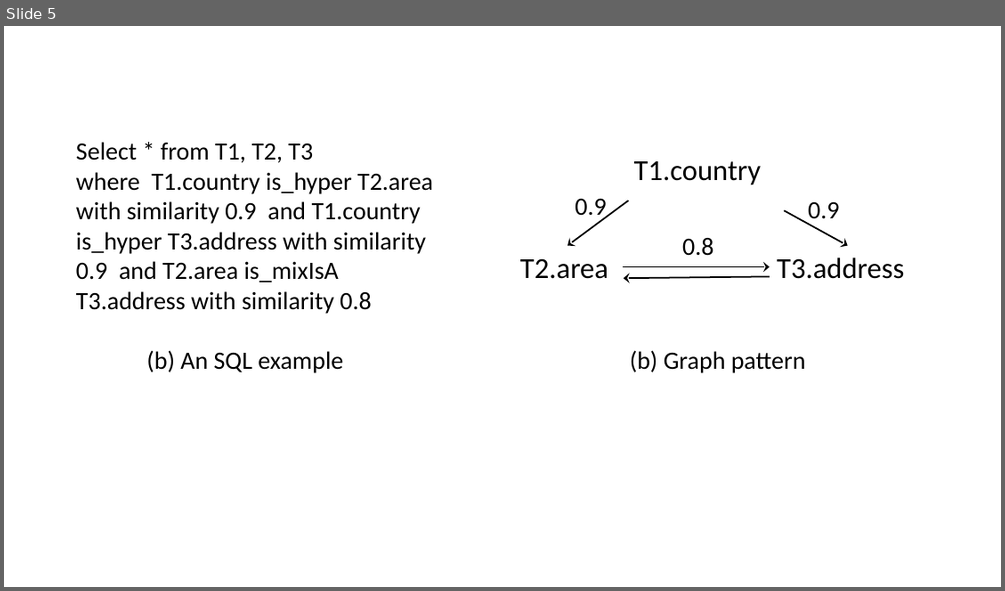
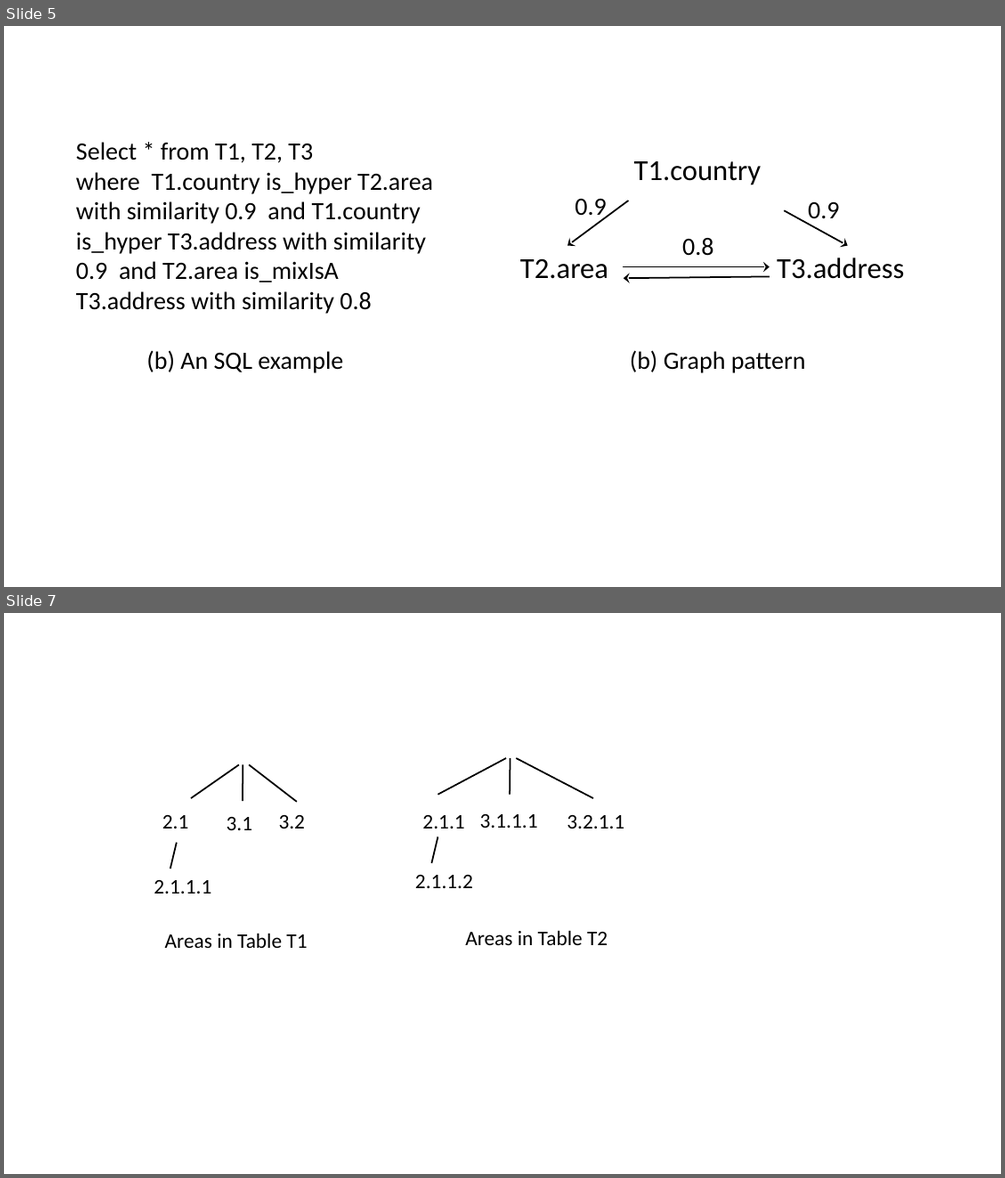
Before and after one commit to jiahenglu/taxonomy, a slide deck: figures/taxonomy.pptx. Shown one above the other, each under a label of ours: slide 5 before the commit, slides 5 and 7 after it; the slides between them are not shown. The pictures are 1005x591 and 1005x1178 pixels, drawn with LibreOffice and Linux fonts; fonts in the diff are those of the drawing. Boxes give left, top, right and bottom in pixels: in the first picture for what was removed or moved away, otherwise in the second. Text is boxed around its words. In the diff, an @@ line names an element or a change of style, - is before the commit and + after.

```diff
--- a/figures/taxonomy.pptx
+++ b/figures/taxonomy.pptx
@@ slide 7 added at [4,613,1001,1174], background #FFFFFF @@
@@ line added from (239, 765) to (191, 798), #000000 1.5 pt @@
@@ line added from (243, 765) to (243, 801), #000000 1.5 pt @@
@@ line added from (250, 765) to (297, 802), #000000 1.5 pt @@
@@ line added from (507, 758) to (437, 795), #000000 1.5 pt @@
@@ line added from (510, 758) to (510, 795), #000000 1.5 pt @@
@@ line added from (517, 758) to (593, 798), #000000 1.5 pt @@
@@ text added at [162,815,189,828], 20 pt, text #000000 @@
+2.1
@@ text added at [226,817,253,830], 20 pt, text #000000 @@
+3.1
@@ text added at [279,815,306,828], 20 pt, text #000000 @@
+3.2
@@ text added at [422,815,464,828], 20 pt, text #000000 @@
+2.1.1
@@ text added at [480,814,538,827], 20 pt, text #000000 @@
+3.1.1.1
@@ text added at [566,815,624,828], 20 pt, text #000000 @@
+3.2.1.1
@@ line added from (177, 843) to (170, 868), #000000 1.5 pt @@
@@ line added from (437, 836) to (432, 863), #000000 1.5 pt @@
@@ text added at [415,875,473,888], 20 pt, text #000000 @@
+2.1.1.2
@@ text added at [154,880,211,893], 20 pt, text #000000 @@
+2.1.1.1
@@ text added at [165,933,307,948], 20 pt, text #000000 @@
+Areas in Table T1
@@ text added at [465,930,607,945], 20 pt, text #000000 @@
+Areas in Table T2
```
Also in this commit, not shown: 2 slides changed, 1 other slide added, 1 slide removed, 12 other files.
